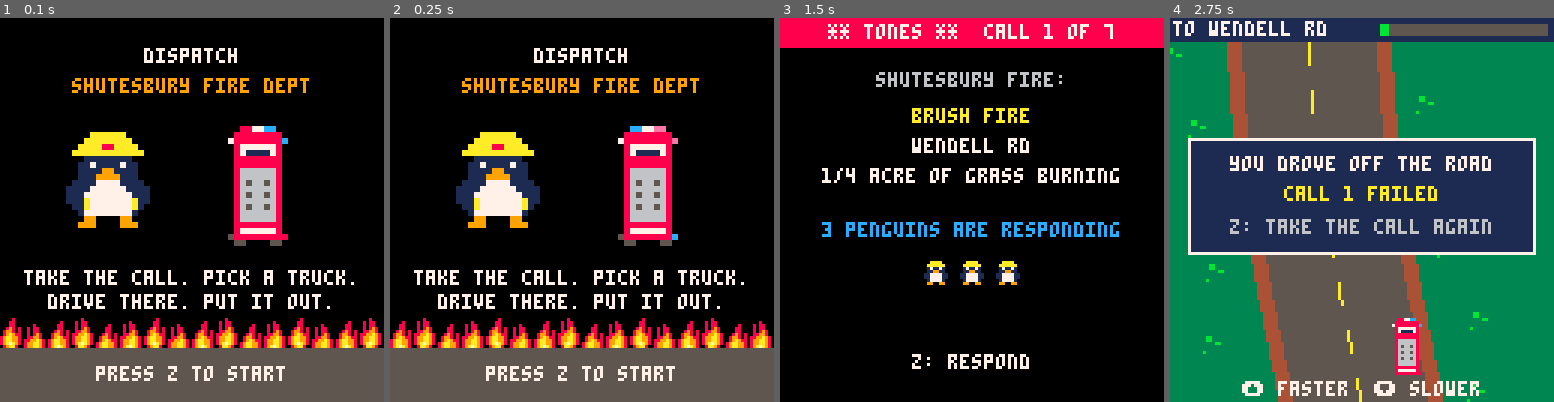
Above: before the commit, frames 1-4 (left to right).
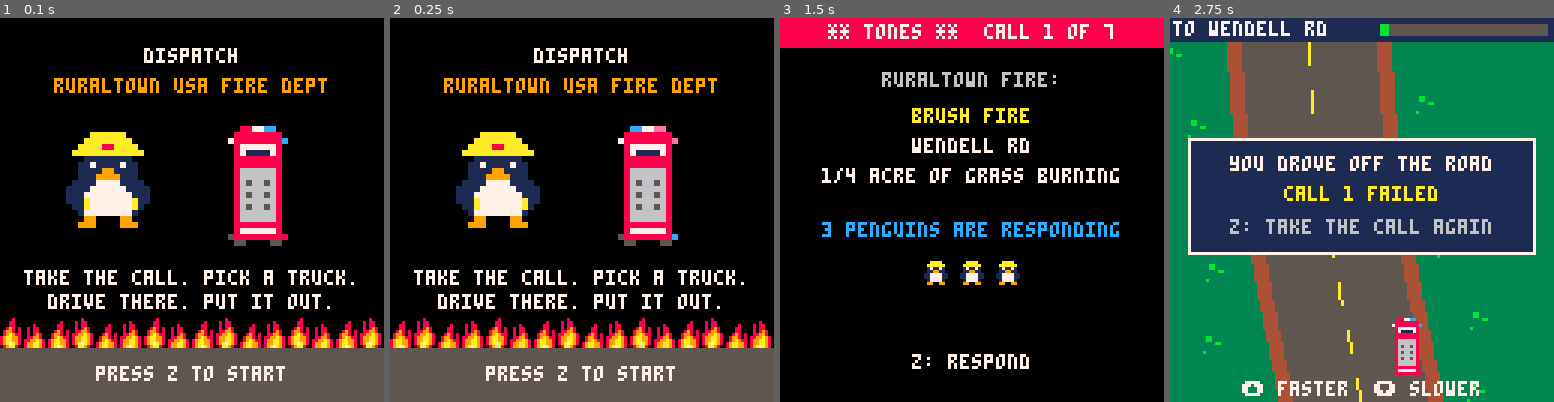
Above: after the commit, the same moments.

Repository: andyreagan/pico-8
Game: PICO-8 cartridge carts/dispatch.p8
Two runs of this game, one before a commit and one after it. Both use one fixed random seed, a clock stepped at 60 frames per second and the inputs below.
Inputs:
- Up to frame 1 (0.1 s): no input
- Up to frame 2 (0.25 s): no input
- Up to frame 3 (1.5 s): tap X (X key) at 0.33, 1.07 s; tap O (Z key) at 0.7 s
- Up to frame 4 (2.75 s): hold Right 1.6-2.1 s; tap O (Z key) at 1.7, 2.1, 2.5 s; tap X (X key) at 1.85 s; hold Up 2.15-2.42 s; hold Right from 2.47 s (still down)

The runs differ from the first frame. In frame 1, 1.3% of the frame differs, in the area x 14-86%, y 15-20%; in frame 2, 1.3%; in frame 3, 0.8%; in frame 4, nothing differs.

Commit message:
Dispatch: aim the water anywhere, swap hoses at the truck, town is Ruraltown USA
Co-Authored-By: Claude Fable 5.2 <noreply@anthropic.com>

Diff:
--- a/carts/dispatch.p8
+++ b/carts/dispatch.p8
@@ -3,7 +3,7 @@
 __lua__
 -- dispatch
 -- a firefighting penguin in
--- shutesbury, ma. take the call,
+-- ruraltown usa. take the call,
 -- pick an apparatus, drive to the
 -- scene without crashing, size
 -- it up, pick your hose and put
@@ -18,11 +18,11 @@
   {n="brush 2",d="150 gal, small + quick",w=150,h=11,pc=9,ls={4,5},off=true},
  }
  lines={
-  {n="cross-lay",flow=.8,dmg=.12,reach=24,hose=56,sp=1,dep=2},
-  {n="bumper line",flow=.8,dmg=.12,reach=24,hose=34,sp=1,dep=0},
-  {n="2.5in off the bed",flow=1.5,dmg=.3,reach=36,hose=90,sp=.5,dep=5,big=true},
-  {n="booster reel",flow=.3,dmg=.08,reach=20,hose=48,sp=1.2,dep=0},
-  {n="forestry line",flow=.35,dmg=.08,reach=20,hose=100,sp=1,dep=3},
+  {n="cross-lay",flow=.8,dmg=.12,reach=30,hose=56,sp=1,dep=2},
+  {n="bumper line",flow=.8,dmg=.12,reach=30,hose=34,sp=1,dep=0},
+  {n="2.5in off the bed",flow=1.5,dmg=.3,reach=44,hose=90,sp=.5,dep=5,big=true},
+  {n="booster reel",flow=.3,dmg=.08,reach=24,hose=48,sp=1.2,dep=0},
+  {n="forestry line",flow=.35,dmg=.08,reach=24,hose=100,sp=1,dep=3},
  }
  calls={
   {t="brush fire",a="wendell rd",d="1/4 acre of grass burning",
@@ -153,7 +153,9 @@
  onscene=true
  row=1
  li=1
- hl=lines[ap.ls[1]]
+ ls={}
+ for q in all(ap.ls) do add(ls,q) end
+ hl=lines[ls[1]]
  pierce=false
  wantvent=false
  vented=false
@@ -284,9 +286,9 @@
  if btnp(2) then row=(row-2)%nr+1 end
  if btnp(3) then row=row%nr+1 end
  if btnp(0) or btnp(1) then
-  if row==1 and #ap.ls>0 then
-   li=(li-1+(btnp(1) and 1 or -1))%#ap.ls+1
-   hl=lines[ap.ls[li]]
+  if row==1 and #ls>0 then
+   li=(li-1+(btnp(1) and 1 or -1))%#ls+1
+   hl=lines[ls[li]]
   elseif row==2 then pierce=not pierce
   else wantvent=not wantvent end
   sfx(6)
@@ -309,13 +311,15 @@
 function start_fight()
  state="fight"
  ft=0
- pl={x=trk.x+10,y=trk.y,dx=0,dy=-1,sr=0}
+ pull=0
+ pl={x=trk.x+10,y=trk.y,ax=0,ay=-14,sr=0}
  buddy=nil
  if c.n>=4 then
-  buddy={x=trk.x+18,y=trk.y+4,dx=0,dy=-1,sr=0}
+  buddy={x=trk.x+18,y=trk.y+4,ax=0,ay=-14,sr=0}
  end
  if hl then
   burn(hl.dep)
+  say("hold z: spray. arrows aim it",150)
  else
   say("no hose! x: call for an engine",150)
  end
@@ -347,6 +351,7 @@
      water+=2000
      if not hl then
       hl=lines[1]
+      ls={1,2,3} li=1
       say(h.n..": hose+2000 gal",120)
      else
       say(h.n..": +2000 gal",120)
@@ -360,22 +365,52 @@
    end
   end
  end
- if btnp(5) then call_help() end
+ -- at the truck x pulls a
+ -- different hose, anywhere else
+ -- it is the radio
+ if pull>0 then pull-=1 end
+ attrk=#ls>1 and dist(pl.x,pl.y,trk.x,trk.y)<18
+ if btnp(5) then
+  if attrk then
+   li=li%#ls+1
+   hl=lines[ls[li]]
+   pull=hl.dep*20
+   say("you pull the "..hl.n,60)
+   sfx(6)
+  else
+   call_help()
+  end
+ end
  local dx,dy=0,0
  if btn(0) then dx=-1 end
  if btn(1) then dx=1 end
  if btn(2) then dy=-1 end
  if btn(3) then dy=1 end
  local z=btn(4)
+ local p=pl
+ local r=hl and hl.reach or 14
  if dx!=0 or dy!=0 then
   local m=(dx!=0 and dy!=0) and .7 or 1
-  if not z then pl.dx=dx*m pl.dy=dy*m end
-  step(pl,dx*m,dy*m)
- end
- pl.sr=0
- if z and hl then
+  if z then
+   -- holding the nozzle open:
+   -- the stick moves where the
+   -- water lands
+   p.ax+=dx*m*2 p.ay+=dy*m*2
+  else
+   -- walking: the nozzle swings
+   -- round to where you're going
+   local l=max(12,dist(0,0,p.ax,p.ay))
+   p.ax+=(dx*m*l-p.ax)*.15
+   p.ay+=(dy*m*l-p.ay)*.15
+   step(p,dx*m,dy*m)
+  end
+ end
+ local l=dist(0,0,p.ax,p.ay)
+ if l>r then p.ax*=r/l p.ay*=r/l end
+ p.sr=0
+ if z and hl and pull<=0 then
   if water>0 then
-   spray(pl)
+   spray(p)
    if ft%6==0 then sfx(2) end
   elseif ft%30==0 then
    say("out of water! x: call for more")
@@ -422,17 +457,23 @@
  e.x=nx e.y=ny
 end
 
+-- water hits everything on the
+-- way and hardest where it lands
 function spray(e)
  water=max(0,water-hl.flow)
- local reach=hl.reach
- e.sr=reach
- for s=4,reach,4 do
-  local i=cell(e.x+e.dx*s,e.y+e.dy*s)
-  if i and fr[i]>0 then
-   douse(i)
-   if hl.big then
-    douse(i-1) douse(i+1) douse(i-16) douse(i+16)
-   end
+ e.sr=1
+ local n=max(1,ceil(dist(0,0,e.ax,e.ay)/4))
+ local last
+ for q=1,n do
+  local i=cell(e.x+e.ax*q/n,e.y+e.ay*q/n)
+  if i and i!=last then douse(i) end
+  last=i
+ end
+ if last then
+  douse(last)
+  if hl.big then
+   douse(last-1) douse(last+1)
+   douse(last-16) douse(last+16)
   end
  end
 end
@@ -455,7 +496,7 @@
 
 -- the other penguins on the line
 function ai(e)
- if not hl or water<=0 then e.sr=0 return end
+ if not hl or water<=0 or pull>0 then e.sr=0 return end
  if ft%10==0 or not e.tg or fr[e.tg]<=0 then
   e.tg=nil
   local bd=999
@@ -474,9 +515,10 @@
  local x,y=(e.tg-1)%16*8+4,flr((e.tg-1)/16)*8+20
  local d=dist(x,y,e.x,e.y)
  if d<1 then return end
- e.dx=(x-e.x)/d e.dy=(y-e.y)/d
  local r=hl.reach
- if d>r-4 then step(e,e.dx,e.dy) end
+ if d>r-4 then step(e,(x-e.x)/d,(y-e.y)/d) end
+ local m=min(1,r/d)
+ e.ax=(x-e.x)*m e.ay=(y-e.y)*m
  if d<=r+2 then spray(e) end
 end
 
@@ -578,7 +620,7 @@
  end
  rectfill(0,110,127,127,5)
  cp("dispatch",10,7)
- cp("shutesbury fire dept",20,9)
+ cp("ruraltown usa fire dept",20,9)
  sspr(32,0,16,16,20,38,32,32)
  truck(apps[1],88,36,2)
  cp("take the call. pick a truck.",84,7)
@@ -590,7 +632,7 @@
  cls(0)
  rectfill(0,0,127,9,8)
  cp("** tones **  call "..level.." of "..#calls,2,7)
- cp("shutesbury fire:",18,6)
+ cp("ruraltown fire:",18,6)
  cp(c.t,30,10)
  cp(c.a,40,7)
  cp(c.d,50,7)
@@ -705,9 +747,15 @@
   for e in all({pl,buddy}) do
    if hl then
     line(trk.x,trk.y,e.x,e.y,9)
+    local ex,ey=e.x+e.ax,e.y+e.ay
     if e.sr>0 then
-     line(e.x,e.y,e.x+e.dx*e.sr,e.y+e.dy*e.sr,12)
-     pset(e.x+e.dx*e.sr,e.y+e.dy*e.sr,7)
+     line(e.x,e.y-3,ex,ey,12)
+     line(e.x+1,e.y-3,ex+1,ey,12)
+     circ(ex,ey,1+flr(t()*10)%3,7)
+    elseif e==pl then
+     -- where the water will land
+     pset(ex-2,ey,7) pset(ex+2,ey,7)
+     pset(ex,ey-2,7) pset(ex,ey+2,7)
     end
    end
    peng(e.x,e.y,true)
@@ -731,8 +779,10 @@
     break
    end
   end
+  if pull>0 then s="pulling hose..." end
   print(s,1,121,7)
-  print("\151help",104,121,10)
+  s=attrk and "\151swap hose" or "\151help"
+  print(s,128-#s*4-4,121,10)
  end
 end
 
@@ -764,7 +814,7 @@
   print(calls[i].t,10,22+i*8,6)
   print(saved[i].."% saved",80,22+i*8,10)
  end
- cp("you saved "..flr(a/#saved).."% of shutesbury",94,11)
+ cp("you saved "..flr(a/#saved).."% of ruraltown",94,11)
  sspr(32,0,16,16,56,102)
  cp("z: back to the station",121,6)
 end
--- a/docs/dispatch/dispatch.p8
+++ b/docs/dispatch/dispatch.p8
@@ -3,7 +3,7 @@
 __lua__
 -- dispatch
 -- a firefighting penguin in
--- shutesbury, ma. take the call,
+-- ruraltown usa. take the call,
 -- pick an apparatus, drive to the
 -- scene without crashing, size
 -- it up, pick your hose and put
@@ -18,11 +18,11 @@
   {n="brush 2",d="150 gal, small + quick",w=150,h=11,pc=9,ls={4,5},off=true},
  }
  lines={
-  {n="cross-lay",flow=.8,dmg=.12,reach=24,hose=56,sp=1,dep=2},
-  {n="bumper line",flow=.8,dmg=.12,reach=24,hose=34,sp=1,dep=0},
-  {n="2.5in off the bed",flow=1.5,dmg=.3,reach=36,hose=90,sp=.5,dep=5,big=true},
-  {n="booster reel",flow=.3,dmg=.08,reach=20,hose=48,sp=1.2,dep=0},
-  {n="forestry line",flow=.35,dmg=.08,reach=20,hose=100,sp=1,dep=3},
+  {n="cross-lay",flow=.8,dmg=.12,reach=30,hose=56,sp=1,dep=2},
+  {n="bumper line",flow=.8,dmg=.12,reach=30,hose=34,sp=1,dep=0},
+  {n="2.5in off the bed",flow=1.5,dmg=.3,reach=44,hose=90,sp=.5,dep=5,big=true},
+  {n="booster reel",flow=.3,dmg=.08,reach=24,hose=48,sp=1.2,dep=0},
+  {n="forestry line",flow=.35,dmg=.08,reach=24,hose=100,sp=1,dep=3},
  }
  calls={
   {t="brush fire",a="wendell rd",d="1/4 acre of grass burning",
@@ -153,7 +153,9 @@
  onscene=true
  row=1
  li=1
- hl=lines[ap.ls[1]]
+ ls={}
+ for q in all(ap.ls) do add(ls,q) end
+ hl=lines[ls[1]]
  pierce=false
  wantvent=false
  vented=false
@@ -284,9 +286,9 @@
  if btnp(2) then row=(row-2)%nr+1 end
  if btnp(3) then row=row%nr+1 end
  if btnp(0) or btnp(1) then
-  if row==1 and #ap.ls>0 then
-   li=(li-1+(btnp(1) and 1 or -1))%#ap.ls+1
-   hl=lines[ap.ls[li]]
+  if row==1 and #ls>0 then
+   li=(li-1+(btnp(1) and 1 or -1))%#ls+1
+   hl=lines[ls[li]]
   elseif row==2 then pierce=not pierce
   else wantvent=not wantvent end
   sfx(6)
@@ -309,13 +311,15 @@
 function start_fight()
  state="fight"
  ft=0
- pl={x=trk.x+10,y=trk.y,dx=0,dy=-1,sr=0}
+ pull=0
+ pl={x=trk.x+10,y=trk.y,ax=0,ay=-14,sr=0}
  buddy=nil
  if c.n>=4 then
-  buddy={x=trk.x+18,y=trk.y+4,dx=0,dy=-1,sr=0}
+  buddy={x=trk.x+18,y=trk.y+4,ax=0,ay=-14,sr=0}
  end
  if hl then
   burn(hl.dep)
+  say("hold z: spray. arrows aim it",150)
  else
   say("no hose! x: call for an engine",150)
  end
@@ -347,6 +351,7 @@
      water+=2000
      if not hl then
       hl=lines[1]
+      ls={1,2,3} li=1
       say(h.n..": hose+2000 gal",120)
      else
       say(h.n..": +2000 gal",120)
@@ -360,22 +365,52 @@
    end
   end
  end
- if btnp(5) then call_help() end
+ -- at the truck x pulls a
+ -- different hose, anywhere else
+ -- it is the radio
+ if pull>0 then pull-=1 end
+ attrk=#ls>1 and dist(pl.x,pl.y,trk.x,trk.y)<18
+ if btnp(5) then
+  if attrk then
+   li=li%#ls+1
+   hl=lines[ls[li]]
+   pull=hl.dep*20
+   say("you pull the "..hl.n,60)
+   sfx(6)
+  else
+   call_help()
+  end
+ end
  local dx,dy=0,0
  if btn(0) then dx=-1 end
  if btn(1) then dx=1 end
  if btn(2) then dy=-1 end
  if btn(3) then dy=1 end
  local z=btn(4)
+ local p=pl
+ local r=hl and hl.reach or 14
  if dx!=0 or dy!=0 then
   local m=(dx!=0 and dy!=0) and .7 or 1
-  if not z then pl.dx=dx*m pl.dy=dy*m end
-  step(pl,dx*m,dy*m)
- end
- pl.sr=0
- if z and hl then
+  if z then
+   -- holding the nozzle open:
+   -- the stick moves where the
+   -- water lands
+   p.ax+=dx*m*2 p.ay+=dy*m*2
+  else
+   -- walking: the nozzle swings
+   -- round to where you're going
+   local l=max(12,dist(0,0,p.ax,p.ay))
+   p.ax+=(dx*m*l-p.ax)*.15
+   p.ay+=(dy*m*l-p.ay)*.15
+   step(p,dx*m,dy*m)
+  end
+ end
+ local l=dist(0,0,p.ax,p.ay)
+ if l>r then p.ax*=r/l p.ay*=r/l end
+ p.sr=0
+ if z and hl and pull<=0 then
   if water>0 then
-   spray(pl)
+   spray(p)
    if ft%6==0 then sfx(2) end
   elseif ft%30==0 then
    say("out of water! x: call for more")
@@ -422,17 +457,23 @@
  e.x=nx e.y=ny
 end
 
+-- water hits everything on the
+-- way and hardest where it lands
 function spray(e)
  water=max(0,water-hl.flow)
- local reach=hl.reach
- e.sr=reach
- for s=4,reach,4 do
-  local i=cell(e.x+e.dx*s,e.y+e.dy*s)
-  if i and fr[i]>0 then
-   douse(i)
-   if hl.big then
-    douse(i-1) douse(i+1) douse(i-16) douse(i+16)
-   end
+ e.sr=1
+ local n=max(1,ceil(dist(0,0,e.ax,e.ay)/4))
+ local last
+ for q=1,n do
+  local i=cell(e.x+e.ax*q/n,e.y+e.ay*q/n)
+  if i and i!=last then douse(i) end
+  last=i
+ end
+ if last then
+  douse(last)
+  if hl.big then
+   douse(last-1) douse(last+1)
+   douse(last-16) douse(last+16)
   end
  end
 end
@@ -455,7 +496,7 @@
 
 -- the other penguins on the line
 function ai(e)
- if not hl or water<=0 then e.sr=0 return end
+ if not hl or water<=0 or pull>0 then e.sr=0 return end
  if ft%10==0 or not e.tg or fr[e.tg]<=0 then
   e.tg=nil
   local bd=999
@@ -474,9 +515,10 @@
  local x,y=(e.tg-1)%16*8+4,flr((e.tg-1)/16)*8+20
  local d=dist(x,y,e.x,e.y)
  if d<1 then return end
- e.dx=(x-e.x)/d e.dy=(y-e.y)/d
  local r=hl.reach
- if d>r-4 then step(e,e.dx,e.dy) end
+ if d>r-4 then step(e,(x-e.x)/d,(y-e.y)/d) end
+ local m=min(1,r/d)
+ e.ax=(x-e.x)*m e.ay=(y-e.y)*m
  if d<=r+2 then spray(e) end
 end
 
@@ -578,7 +620,7 @@
  end
  rectfill(0,110,127,127,5)
  cp("dispatch",10,7)
- cp("shutesbury fire dept",20,9)
+ cp("ruraltown usa fire dept",20,9)
  sspr(32,0,16,16,20,38,32,32)
  truck(apps[1],88,36,2)
  cp("take the call. pick a truck.",84,7)
@@ -590,7 +632,7 @@
  cls(0)
  rectfill(0,0,127,9,8)
  cp("** tones **  call "..level.." of "..#calls,2,7)
- cp("shutesbury fire:",18,6)
+ cp("ruraltown fire:",18,6)
  cp(c.t,30,10)
  cp(c.a,40,7)
  cp(c.d,50,7)
@@ -705,9 +747,15 @@
   for e in all({pl,buddy}) do
    if hl then
     line(trk.x,trk.y,e.x,e.y,9)
+    local ex,ey=e.x+e.ax,e.y+e.ay
     if e.sr>0 then
-     line(e.x,e.y,e.x+e.dx*e.sr,e.y+e.dy*e.sr,12)
-     pset(e.x+e.dx*e.sr,e.y+e.dy*e.sr,7)
+     line(e.x,e.y-3,ex,ey,12)
+     line(e.x+1,e.y-3,ex+1,ey,12)
+     circ(ex,ey,1+flr(t()*10)%3,7)
+    elseif e==pl then
+     -- where the water will land
+     pset(ex-2,ey,7) pset(ex+2,ey,7)
+     pset(ex,ey-2,7) pset(ex,ey+2,7)
     end
    end
    peng(e.x,e.y,true)
@@ -731,8 +779,10 @@
     break
    end
   end
+  if pull>0 then s="pulling hose..." end
   print(s,1,121,7)
-  print("\151help",104,121,10)
+  s=attrk and "\151swap hose" or "\151help"
+  print(s,128-#s*4-4,121,10)
  end
 end
 
@@ -764,7 +814,7 @@
   print(calls[i].t,10,22+i*8,6)
   print(saved[i].."% saved",80,22+i*8,10)
  end
- cp("you saved "..flr(a/#saved).."% of shutesbury",94,11)
+ cp("you saved "..flr(a/#saved).."% of ruraltown",94,11)
  sspr(32,0,16,16,56,102)
  cp("z: back to the station",121,6)
 end
Not shown, changed: the thumbnail (__label__) section of docs/dispatch/dispatch.p8
